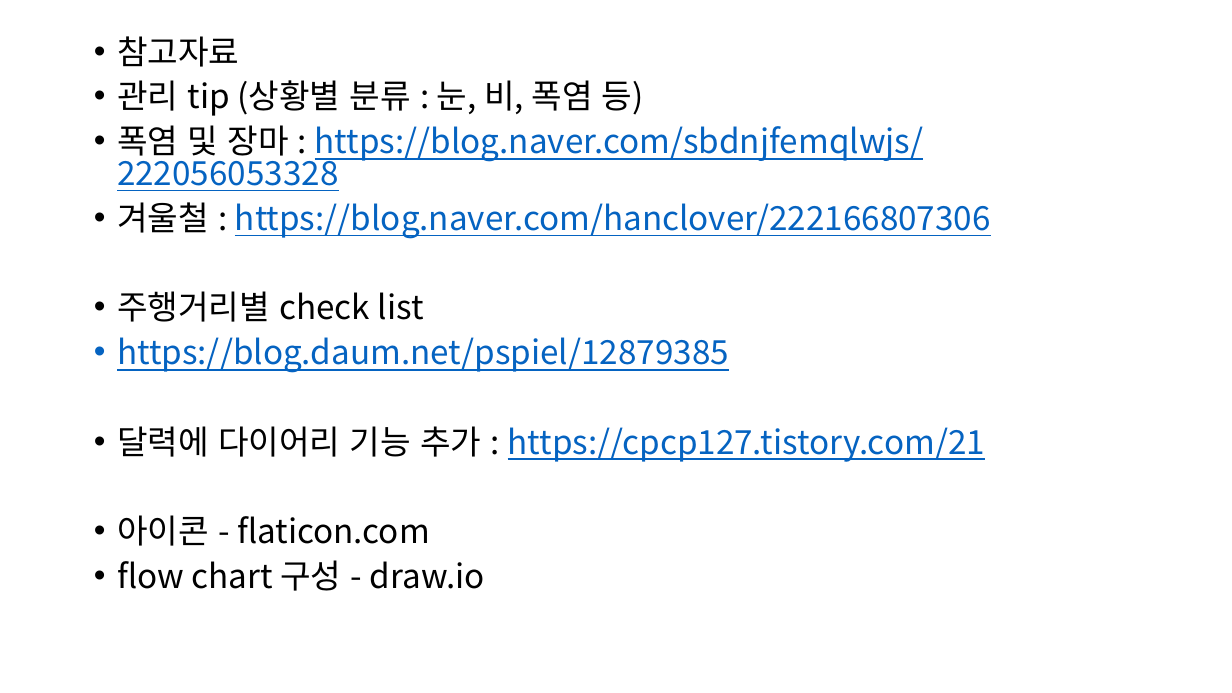
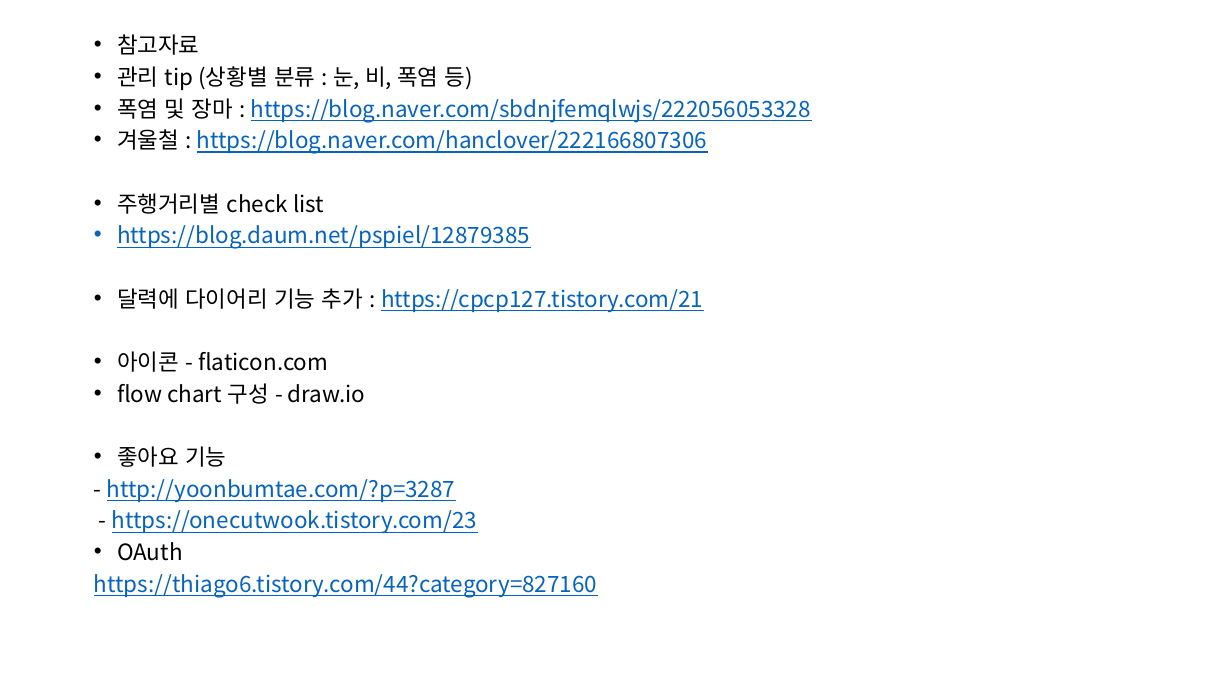
Before and after one commit to ChaeSung-Lee/DJ_InternShip, a slide deck: slide 11 of 2021_Summer/jp.hong/Project_BnC_jph.pptx. Drawn at 1232x693 pixels with LibreOffice and Linux fonts; fonts in the diff are those of the drawing. Boxes give left, top, right and bottom in pixels: in the first picture for what was removed or moved away, otherwise in the second. Text is boxed around its words. In the diff, an @@ line names an element or a change of style, - is before the commit and + after.

Commit message:
add Menu_Tree, Flow_Chart

```diff
--- a/2021_Summer/jp.hong/Project_BnC_jph.pptx
+++ b/2021_Summer/jp.hong/Project_BnC_jph.pptx
@@ text at box(117, 34, 811, 404): size 25.9 to 17.5 pt in "참고자료", "관리 tip (상황별 분류 : 눈, 비, ...", "폭염 및 장마 : https://blog.naver.com/sbdnjfemqlwjs/222056053328", "겨울철 : https://blog.naver.com/hanclover/222166807306" and 5 more places; line spacing 0.8 to 0.7 @@
@@ text at box(94, 446, 597, 598): paragraphs added @@
+• 좋아요 기능
+- http://yoonbumtae.com/?p=3287
+- https://onecutwook.tistory.com/23
+• OAuth
+https://thiago6.tistory.com/44?category=827160
```
Also in this commit, not shown: 4 other slides changed, 4 slides added.
